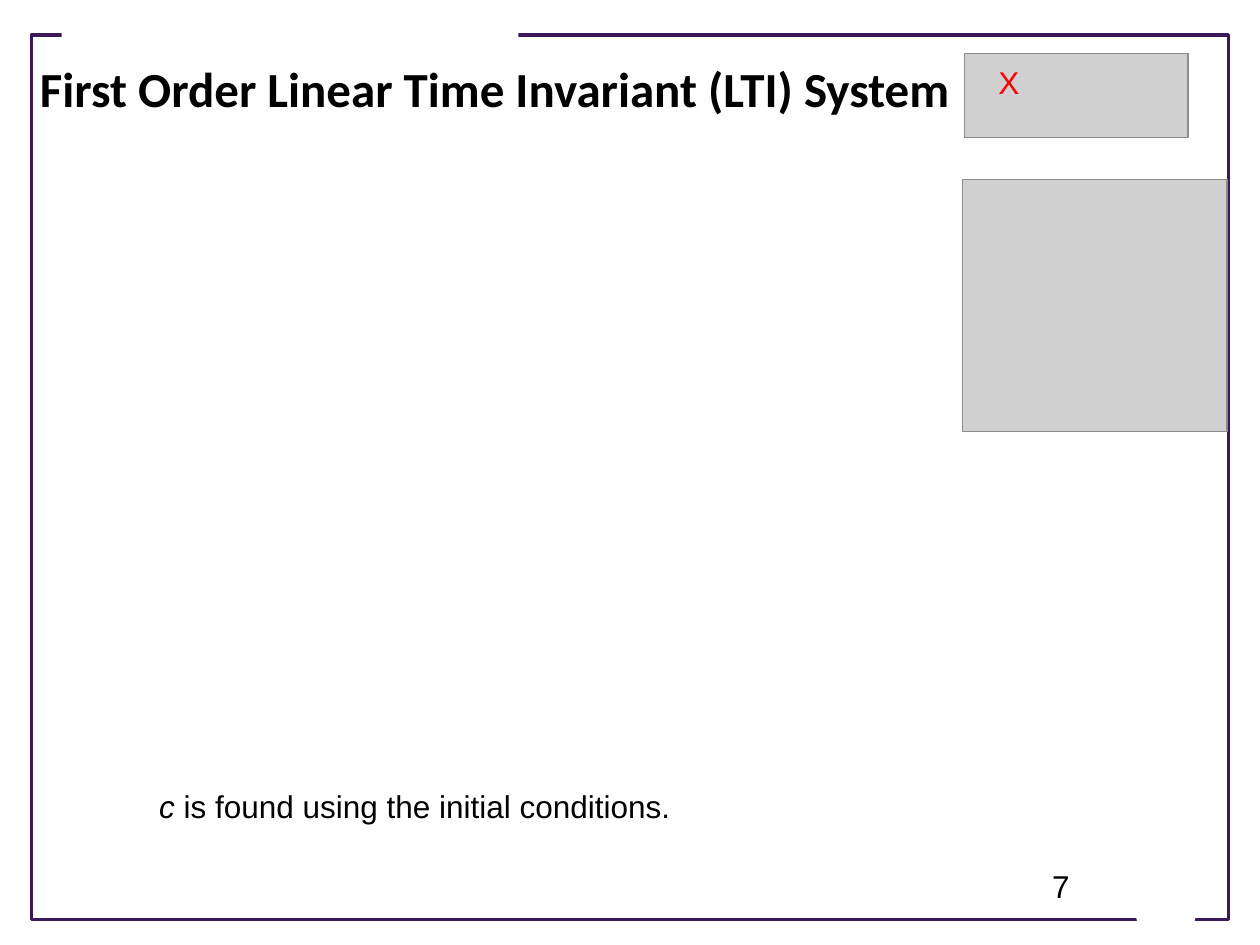
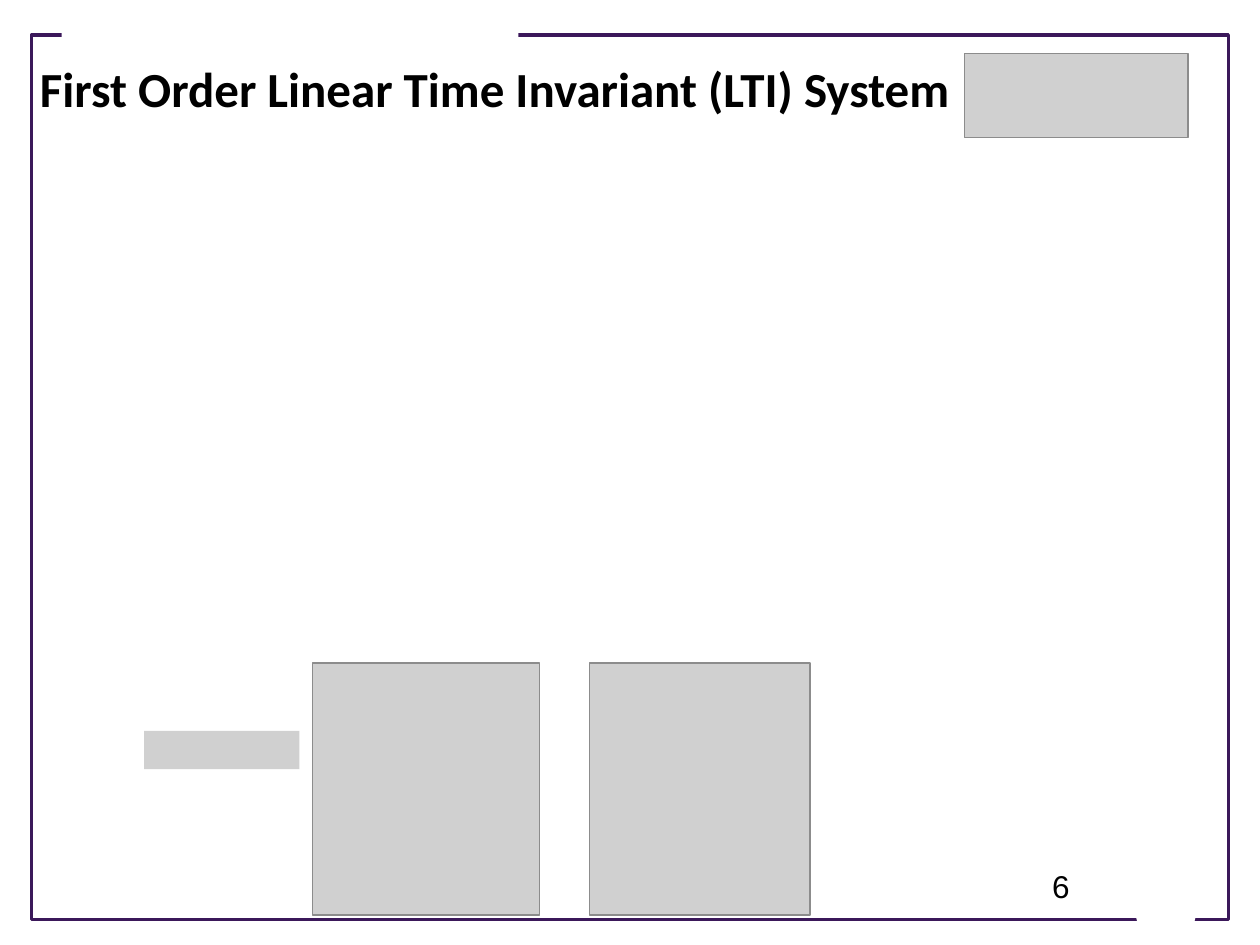
Before and after one commit to joseph-hellerstein/advanced-controls-lectures, a slide deck: slide 6 of short_class_lectures/Lecture_4-LTI_Systems/linear_time_invariant_systems.pptx (slide 7 before the commit). Drawn at 1260x945 pixels with LibreOffice and Linux fonts; fonts in the diff are those of the drawing; grey boxes stand for pictures; background and template pictures are left out. Boxes give left, top, right and bottom in pixels: in the first picture for what was removed or moved away, otherwise in the second. Text is boxed around its words. In the diff, an @@ line names an element or a change of style, - is before the commit and + after.

```diff
--- a/short_class_lectures/Lecture_4-LTI_Systems/linear_time_invariant_systems.pptx
+++ b/short_class_lectures/Lecture_4-LTI_Systems/linear_time_invariant_systems.pptx
@@ text removed at box(998, 72, 1019, 94) @@
-X
@@ picture removed at box(963, 180, 1227, 432) @@
@@ picture added at box(312, 663, 539, 915) @@
@@ picture added at box(590, 663, 810, 915) @@
@@ picture added at box(144, 731, 299, 769) @@
@@ text removed at box(159, 795, 671, 824) @@
-c is found using the initial conditions.
@@ page number at box(1052, 876, 1070, 899): text changed @@
-7
+6
```
Also in this commit, not shown: 10 other slides changed, 3 slides added, 12 slides removed, 1 other file.
